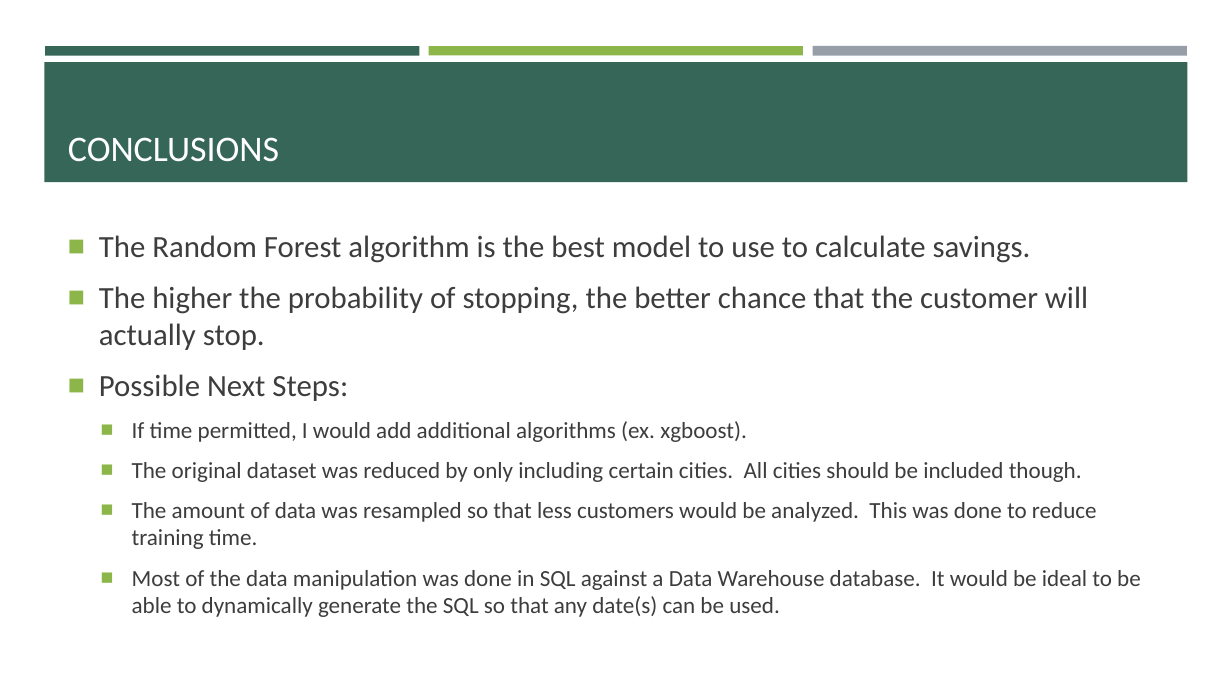
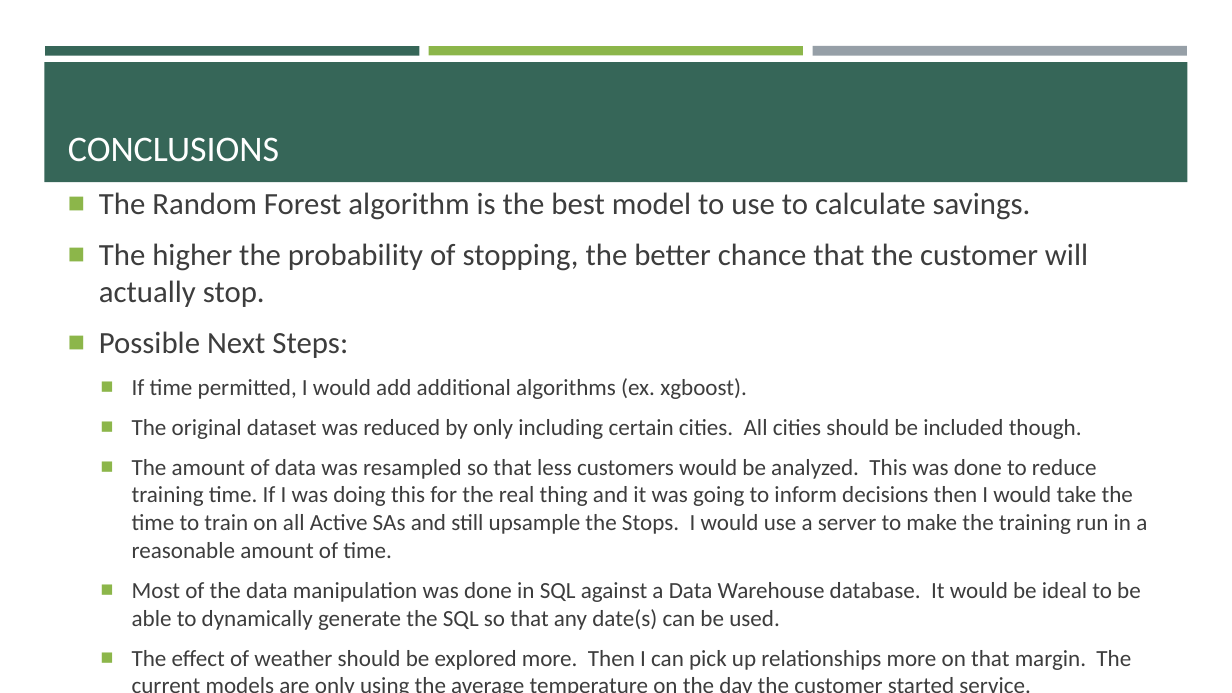
Before and after one commit to brocknosbisch/Springboard_Capstone_2, a slide deck: slide 24 of Chapter_6_Capstone_2_Milestone_Report_2.pptx. Drawn at 1232x693 pixels with LibreOffice and Linux fonts; fonts in the diff are those of the drawing. Boxes give left, top, right and bottom in pixels: in the first picture for what was removed or moved away, otherwise in the second. Text is boxed around its words. In the diff, an @@ line names an element or a change of style, - is before the commit and + after.

```diff
--- a/Chapter_6_Capstone_2_Milestone_Report_2.pptx
+++ b/Chapter_6_Capstone_2_Milestone_Report_2.pptx
@@ text "The Random Forest algorithm is ...": place and size @@
-text "The Random Forest algorithm is ..." at (99,235,1141,617)
+text "The Random Forest algorithm is ..." at (99,192,1147,670)
@@ text at (132,459,1147,558): text changed @@
-  ■ The amount of data was resampled so that less customers would be analyzed. This was done to reduce training time.
+  ■ The amount of data was resampled so that less customers would be analyzed. This was done to reduce training time. If I was doing this for the real thing and it was going to inform decisions then I would take the time to train on all Active SAs and still upsample the Stops. I would use a server to make the training run in a reasonable amount of time.
@@ text at (132,650,1131,670): paragraph added @@
+  ■ The effect of weather should be explored more. Then I can pick up relationships more on that margin. The current models are only using the average temperature on the day the customer started service.
```
Also in this commit, not shown: 6 other slides changed, 2 other files.
